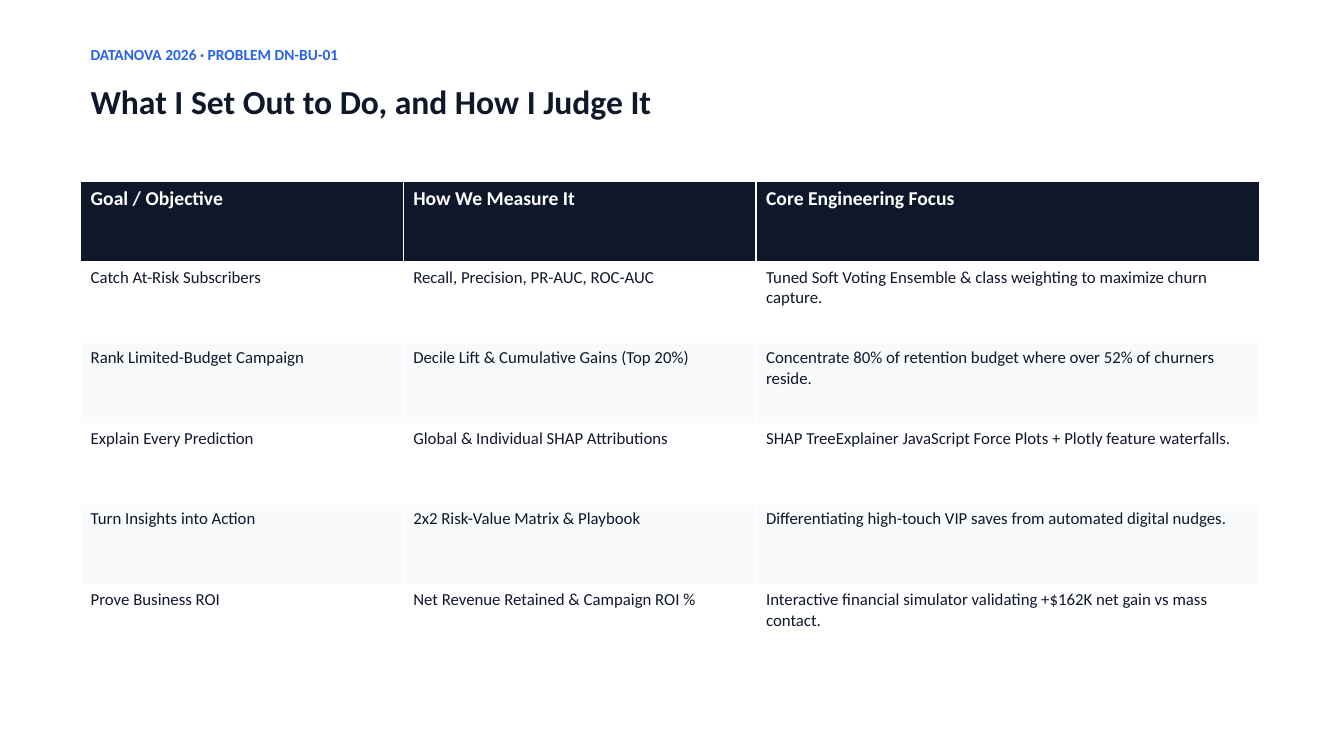
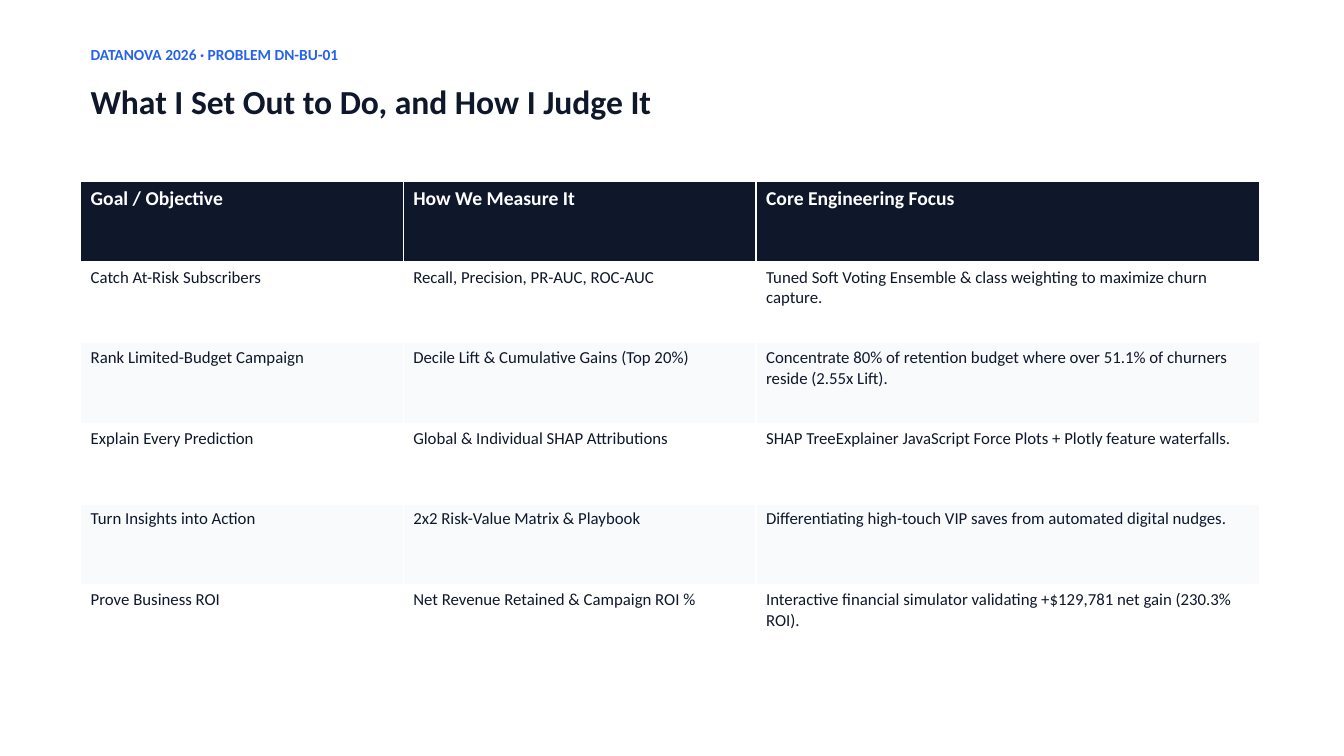
Before and after one commit to ayushtripathy-65/CHURN-HACKQUEST, a slide deck: slide 3 of HackQuest/DataNova_2026_Customer_Churn_Retention_Strategy.pptx. Drawn at 1344x756 pixels with LibreOffice and Linux fonts; fonts in the diff are those of the drawing. Boxes give left, top, right and bottom in pixels: in the first picture for what was removed or moved away, otherwise in the second. Text is boxed around its words. In the diff, an @@ line names an element or a change of style, - is before the commit and + after.

```diff
--- a/HackQuest/DataNova_2026_Customer_Churn_Retention_Strategy.pptx
+++ b/HackQuest/DataNova_2026_Customer_Churn_Retention_Strategy.pptx
@@ table at [81,181,1260,665] @@
-row 3, column 3: Concentrate 80% of retention budget where over 52% of churners reside.
+row 3, column 3: Concentrate 80% of retention budget where over 51.1% of churners reside (2.55x Lift).
-row 6, column 3: Interactive financial simulator validating +$162K net gain vs mass contact.
+row 6, column 3: Interactive financial simulator validating +$129,781 net gain (230.3% ROI).
```
Also in this commit, not shown: 2 other slides changed, 19 other files.
